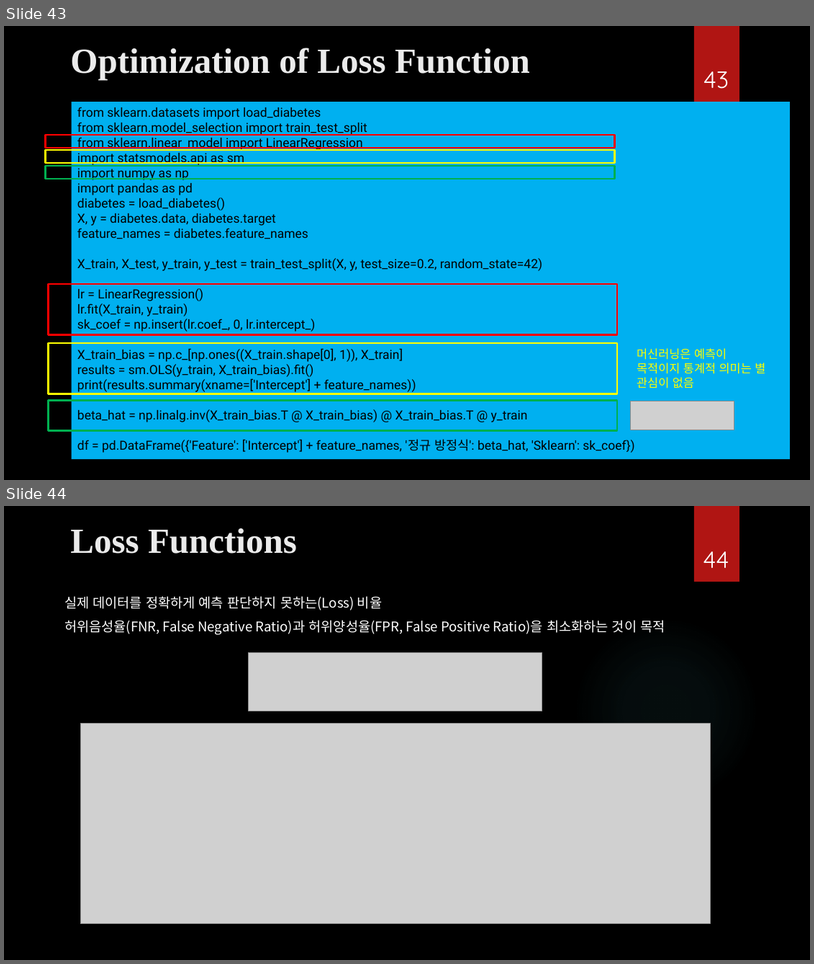
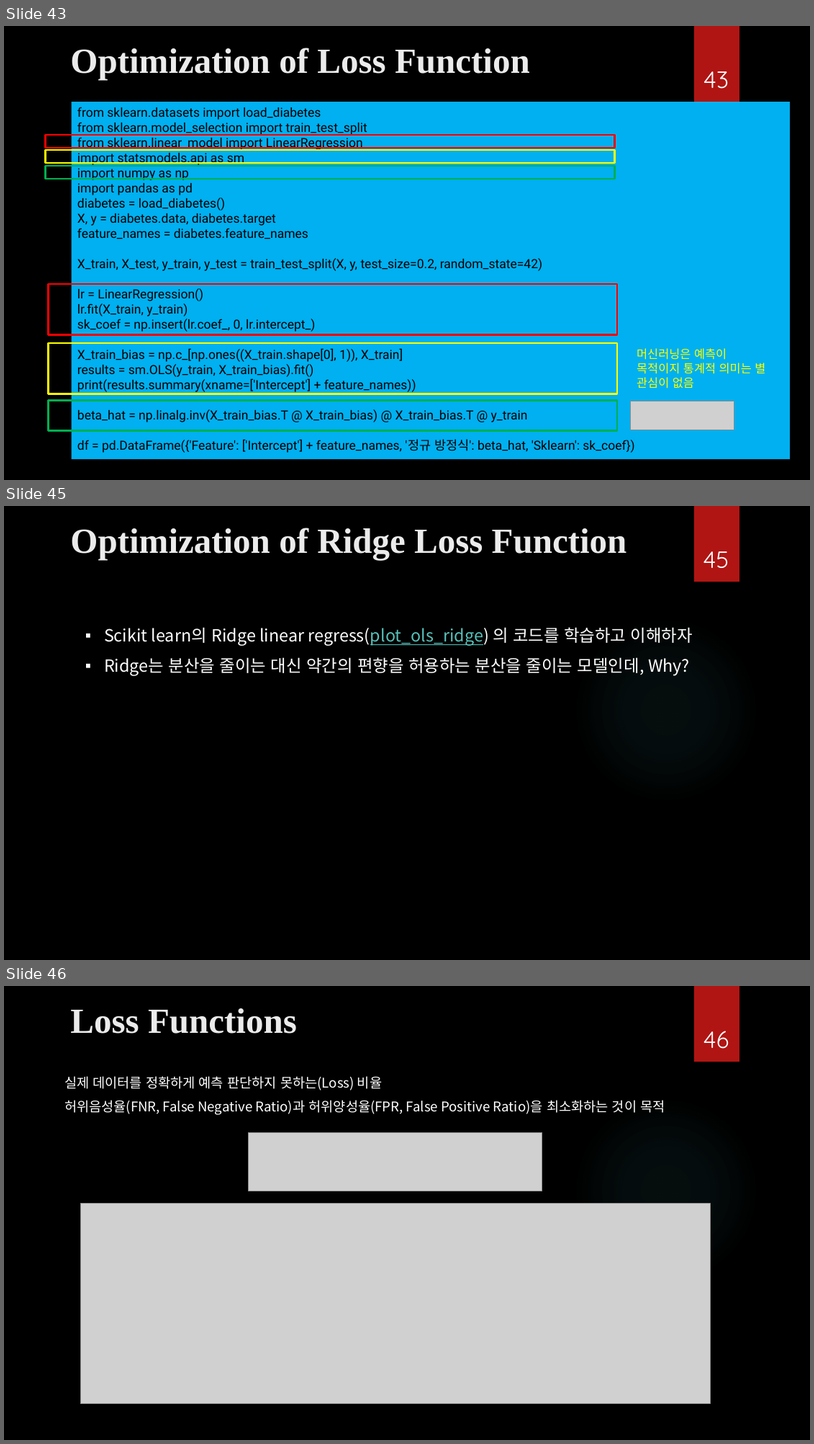
Before and after one commit to ancestor9/mathematics-for-machine-learning, a slide deck: Calculus/Modeling_Simulation_1.pptx. Shown one above the other, each under a label of ours: slides 43 and 44 before the commit, slides 43, 45 and 46 after it; the slides between them are not shown. The pictures are 814x964 and 814x1444 pixels, drawn with LibreOffice and Linux fonts; fonts in the diff are those of the drawing; grey boxes stand for pictures; background and template pictures are left out. Boxes give left, top, right and bottom in pixels: in the first picture for what was removed or moved away, otherwise in the second. Text is boxed around its words. In the diff, an @@ line names an element or a change of style, - is before the commit and + after.

```diff
--- a/Calculus/Modeling_Simulation_1.pptx
+++ b/Calculus/Modeling_Simulation_1.pptx
@@ slide 45 added at [4, 506, 810, 960], background picture (left out); not listed: 2 template elements that a slide beside it also shows @@
@@ title added at [70, 528, 628, 560], 42 pt, text #EBEBEB, bold @@
+Optimization of Ridge Loss Function
@@ page number added at [703, 551, 729, 568], 28 pt, text #FFFFFF @@
+45
@@ text added at [104, 627, 693, 676], 20 pt, text #FFFFFF @@
+▪ Scikit learn의 Ridge linear regress(plot_ols_ridge) 의 코드를 학습하고 이해하자
+▪ Ridge는 분산을 줄이는 대신 약간의 편향을 허용하는 분산을 줄이는 모델인데, Why?
@@ what was slide 44 is now slide 46 @@
@@ page number at [704, 1031, 730, 1049]: text changed @@
-44
+46
```
Also in this commit, not shown: 1 other slide added.
